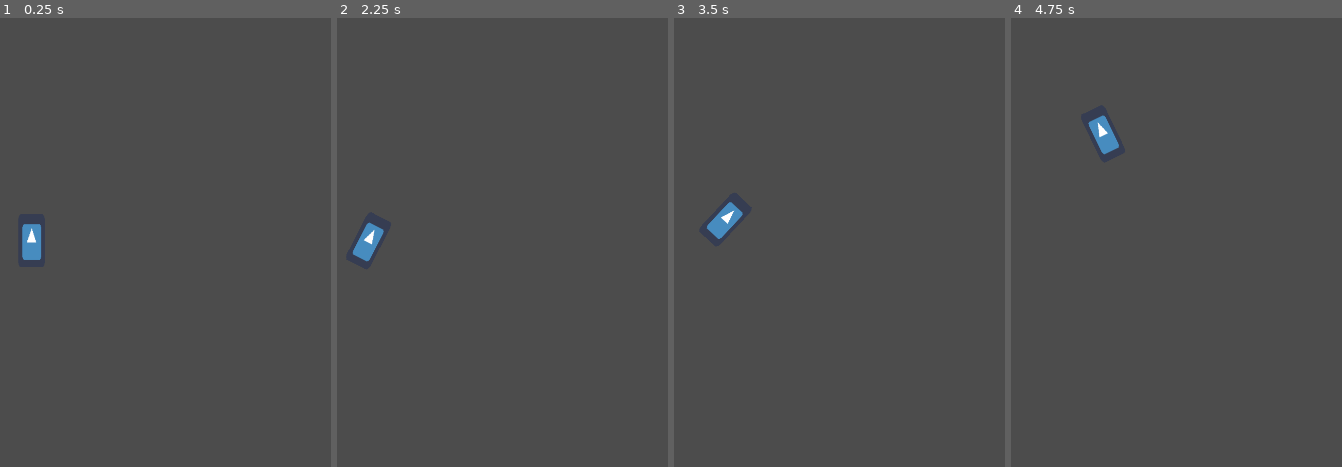
Above: before the commit, frames 1-4 (left to right).
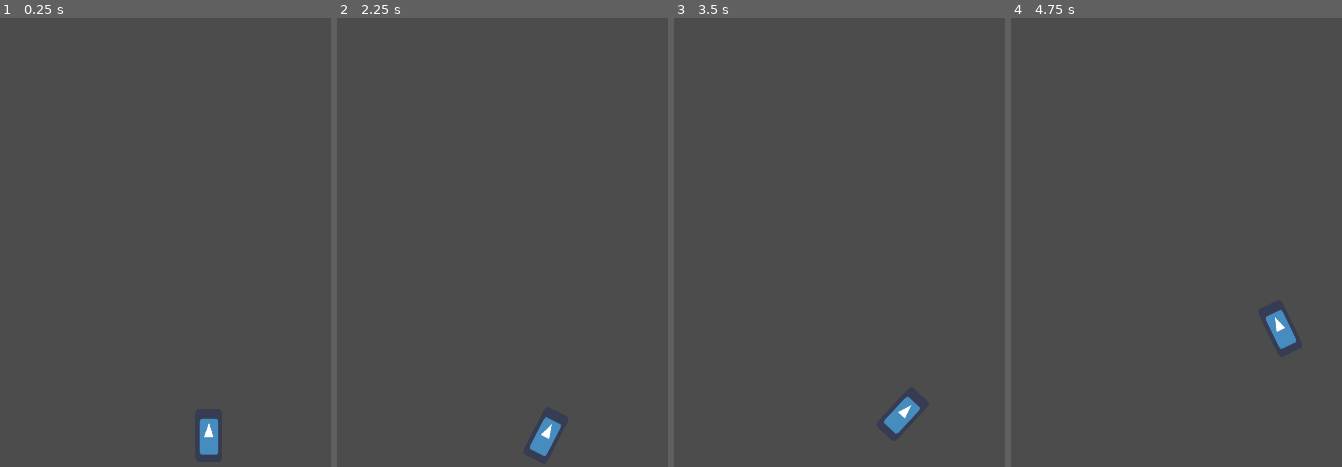
Above: after the commit, the same moments.

Repository: murdoch-development/dark-road
Game: Godot game, scene res://CarTest.tscn
Same seed, same stepped clock (60 frames per second), same inputs: the game is played once before the commit and once after it. The project has no main scene, so this scene is started directly. The engine's default icon, where the game draws it, is replaced by a stand-in: a white triangle on a blue panel in a dark square.
Inputs:
- Up to frame 1 (0.25 s): no input
- Up to frame 2 (2.25 s): tap Enter at 0.5 s; hold Right (ui_right) 0.53-1.28 s; tap Shift at 0.6, 1.35, 2.1 s; tap Space at 0.77, 1.52, 2 s; hold Down (ui_down) 1.28-2.03 s; hold Right (ui_right) from 2.03 s (still down)
- Up to frame 3 (3.5 s): release Right (ui_right) at 2.78 s; hold Up (ui_up) from 2.78 s (still down); tap Shift at 2.85 s; tap Space at 3.02 s
- Up to frame 4 (4.75 s): release Up (ui_up) at 3.53 s; hold Left (ui_left) from 3.53 s (still down); tap Shift at 3.6, 4.35 s; tap Space at 3.77, 4.52 s

The runs differ from the first frame. In frame 1, 0.9% of the frame differs, in the area x 6-66%, y 45-98%; in frame 2, 0.9%, in the area x 4-68%, y 45-98%; in frame 3, 0.9%; in frame 4, 0.9%.

Commit message:
realistic loss of control when drifting

Diff:
--- a/Car.gd
+++ b/Car.gd
@@ -3,7 +3,7 @@
 export var acceleration_factor = 300.0
 export var turn_factor = 1.0
 export var drift_turn_factor = 2.0
-export var opposite_drift_turn_factor = 0.5
+export var opposite_drift_turn_factor = 1.2
 export var sideways_dynamic_friction = 0.3
 export var sideways_static_friction = 0.3
 
@@ -42,14 +42,16 @@
 	var current_turn_factor = turn_factor
 	if is_drifting:
 		current_turn_factor = drift_turn_factor
-		#print("steering dir: ", steering_input)
-		#print("sideways dir: ", sideways_velocity_direction())
 
 	var forward_direction = Vector2.UP.rotated(rotation)
 	var forward_velocity = forward_direction * forward_direction.dot(linear_velocity)
 	if forward_velocity.length() < 50 and ! is_drifting:
 		current_turn_factor *= 0.5
 	rotation_angle -= steering_input * current_turn_factor * delta
+	if is_drifting:
+		if sideways_velocity_direction(rotation_angle) != steering_input:
+			#opposite drift
+			rotation_angle += steering_input * current_turn_factor * delta * opposite_drift_turn_factor
 	rotation = rotation_angle
 
 func apply_drift(delta):
@@ -65,9 +67,9 @@
 	var sideways_friction_force = sideways_friction * 10 * sideways_velocity.length() * -sideways_velocity.normalized()
 	apply_central_impulse(sideways_friction_force * delta)
 
-func sideways_velocity_direction():
+func sideways_velocity_direction(rotation_angle):
 	#RIGHT = -1, LEFT = 1
-	var forward_direction = Vector2.UP.rotated(rotation)
+	var forward_direction = Vector2.UP.rotated(rotation_angle)
 	var perpendicular_vector = Vector2(forward_direction.y, -forward_direction.x)
 
 	var sideways_velocity = linear_velocity - (forward_direction * forward_direction.dot(linear_velocity))
--- a/CarTest.tscn
+++ b/CarTest.tscn
@@ -3,6 +3,7 @@
 [ext_resource path="res://Car.tscn" type="PackedScene" id=1]
 
 [node name="CarTest" type="Node2D"]
+position = Vector2( 0, -7 )
 
 [node name="Car" parent="." instance=ExtResource( 1 )]
-position = Vector2( 518, 536 )
+position = Vector2( 943.814, 1011.2 )
